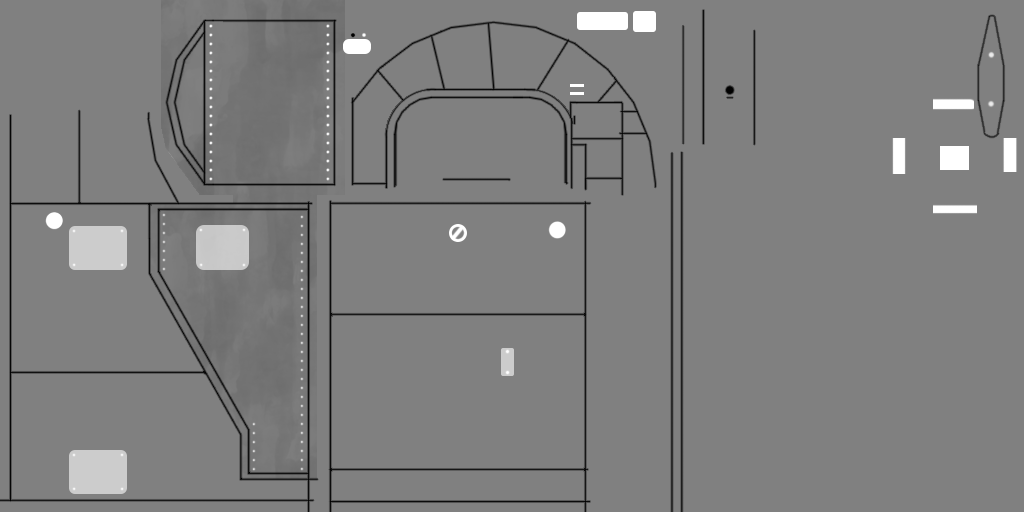
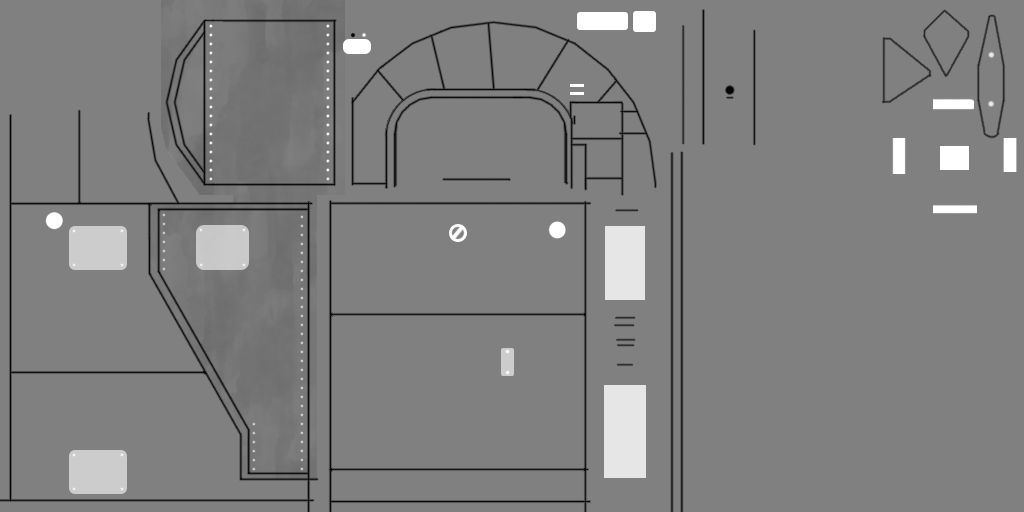
Layer changes from the first 1024 x 512 image to the second:
added layer "Decoupler" (1st of 2, in "Raised") (80%) in group "Raised" over [604, 226, 646, 478]
added layer "Decoupler" (2nd of 2, in "PanelLines") in group "PanelLines" over [614, 10, 969, 366]
